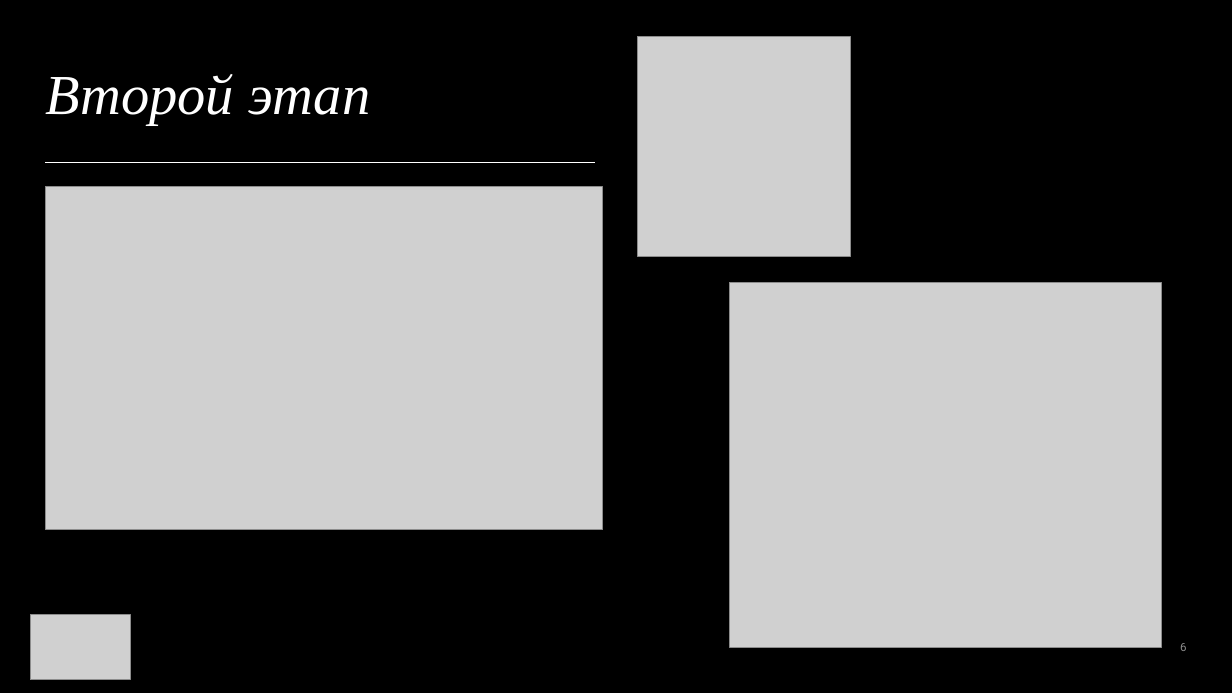
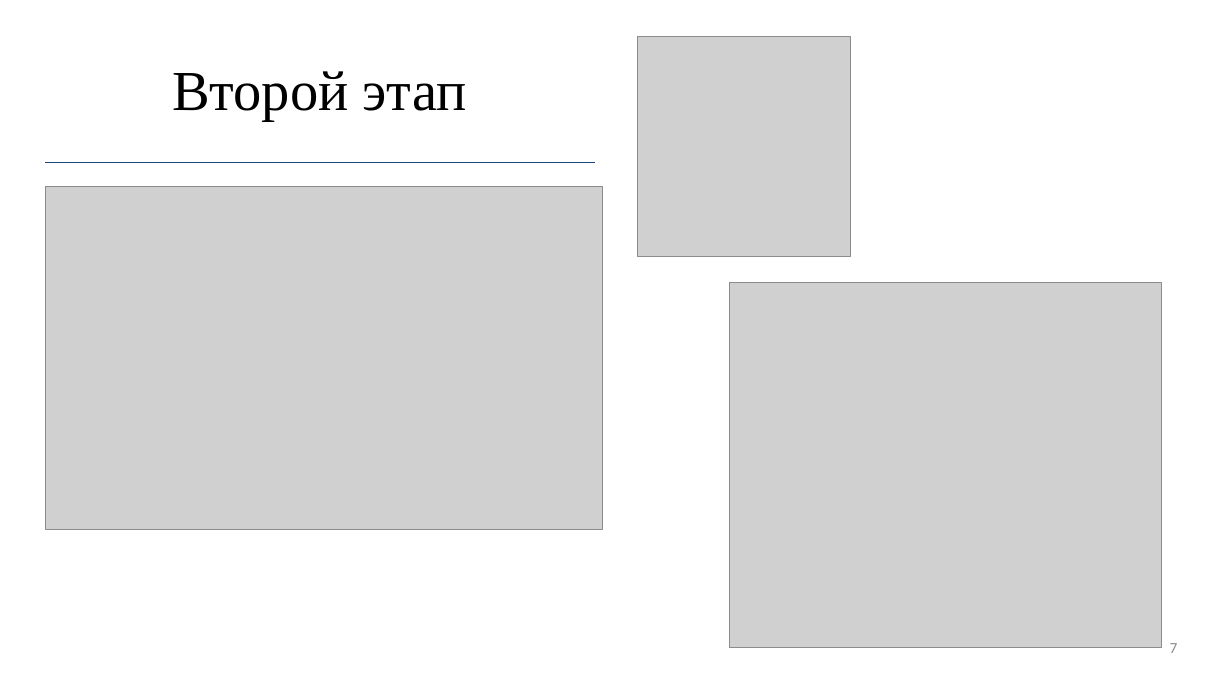
Before and after one commit to R1ccoon/Ip3s, a slide deck: slide 7 of not_site_files/pres.pptx (slide 6 before the commit). Drawn at 1232x693 pixels with LibreOffice and Linux fonts; fonts in the diff are those of the drawing; grey boxes stand for pictures. Boxes give left, top, right and bottom in pixels: in the first picture for what was removed or moved away, otherwise in the second. Text is boxed around its words. In the diff, an @@ line names an element or a change of style, - is before the commit and + after.

```diff
--- a/not_site_files/pres.pptx
+++ b/not_site_files/pres.pptx
@@ background #000000 to #FFFFFF @@
@@ title "Второй этап" at box(172, 71, 467, 121): text colour #FFFFFF to #000000, italic off; alignment left to centre @@
@@ line (45, 163) - (595, 163): stroke #FFFFFF 0.5 pt to #1F497D 0.5 pt @@
@@ picture removed at box(30, 615, 130, 680) @@
@@ page number at box(1170, 643, 1178, 653): text changed; size 9 to 12 pt; font Roboto to Calibri; text colour #FFFFFF at 55% opacity to #8C8C8C @@
-6
+7
```
Also in this commit, not shown: 7 other slides changed, 2 slides added, 1 slide removed.
